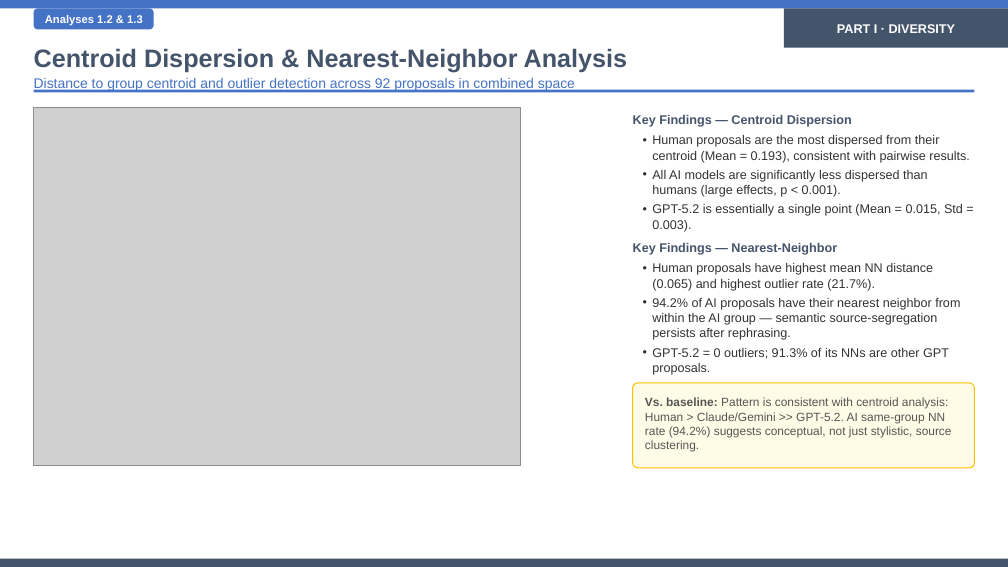
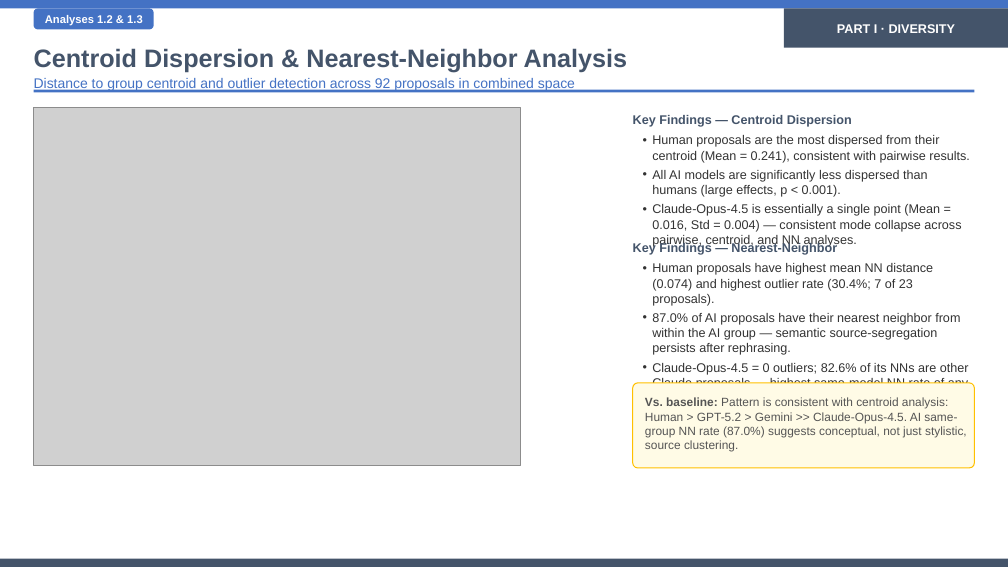
Before and after one commit to eveyhuang/human-AI-proposal, a slide deck: slide 10 of results/slides/style_controlled_comparison_presentation.pptx. Drawn at 1008x567 pixels with LibreOffice and Linux fonts; fonts in the diff are those of the drawing; grey boxes stand for pictures. Boxes give left, top, right and bottom in pixels: in the first picture for what was removed or moved away, otherwise in the second. Text is boxed around its words. In the diff, an @@ line names an element or a change of style, - is before the commit and + after.

```diff
--- a/results/slides/style_controlled_comparison_presentation.pptx
+++ b/results/slides/style_controlled_comparison_presentation.pptx
@@ text at (x1=652, y1=135, x2=970, y2=163): text changed @@
-• Human proposals are the most dispersed from their centroid (Mean = 0.193), consistent with pairwise results.
+• Human proposals are the most dispersed from their centroid (Mean = 0.241), consistent with pairwise results.
@@ text at (x1=652, y1=204, x2=961, y2=232): text changed @@
-• GPT-5.2 is essentially a single point (Mean = 0.015, Std = 0.003).
+• Claude-Opus-4.5 is essentially a single point (Mean = 0.016, Std = 0.004) — consistent mode collapse across pairwise, centroid, and NN analyses.
@@ text at (x1=652, y1=263, x2=969, y2=405): text changed @@
-• Human proposals have highest mean NN distance (0.065) and highest outlier rate (21.7%).
-• 94.2% of AI proposals have their nearest neighbor from within the AI group — semantic source-segregation persists after rephrasing.
-• GPT-5.2 = 0 outliers; 91.3% of its NNs are other GPT proposals.
+• Human proposals have highest mean NN distance (0.074) and highest outlier rate (30.4%; 7 of 23 proposals).
+• 87.0% of AI proposals have their nearest neighbor from within the AI group — semantic source-segregation persists after rephrasing.
+• Claude-Opus-4.5 = 0 outliers; 82.6% of its NNs are other Claude proposals — highest same-model NN rate of any group.
@@ text at (x1=645, y1=397, x2=967, y2=452): text changed @@
-Vs. baseline: Pattern is consistent with centroid analysis: Human > Claude/Gemini >> GPT-5.2. AI same-group NN rate (94.2%) suggests conceptual, not just stylistic, source clustering.
+Vs. baseline: Pattern is consistent with centroid analysis: Human > GPT-5.2 > Gemini >> Claude-Opus-4.5. AI same-group NN rate (87.0%) suggests conceptual, not just stylistic, source clustering.
```
Also in this commit, not shown: 16 other slides changed, 2 other files.
